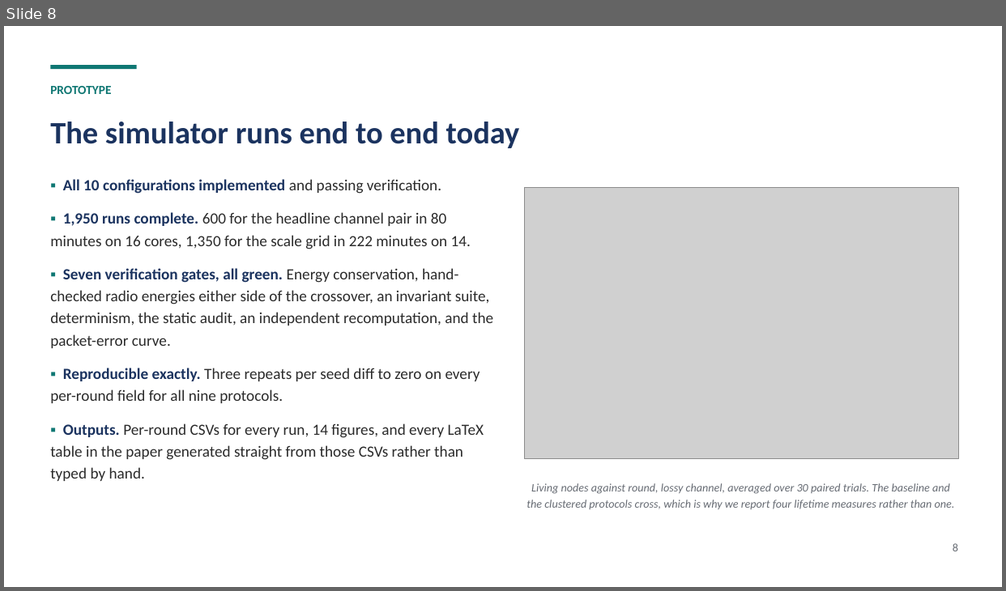
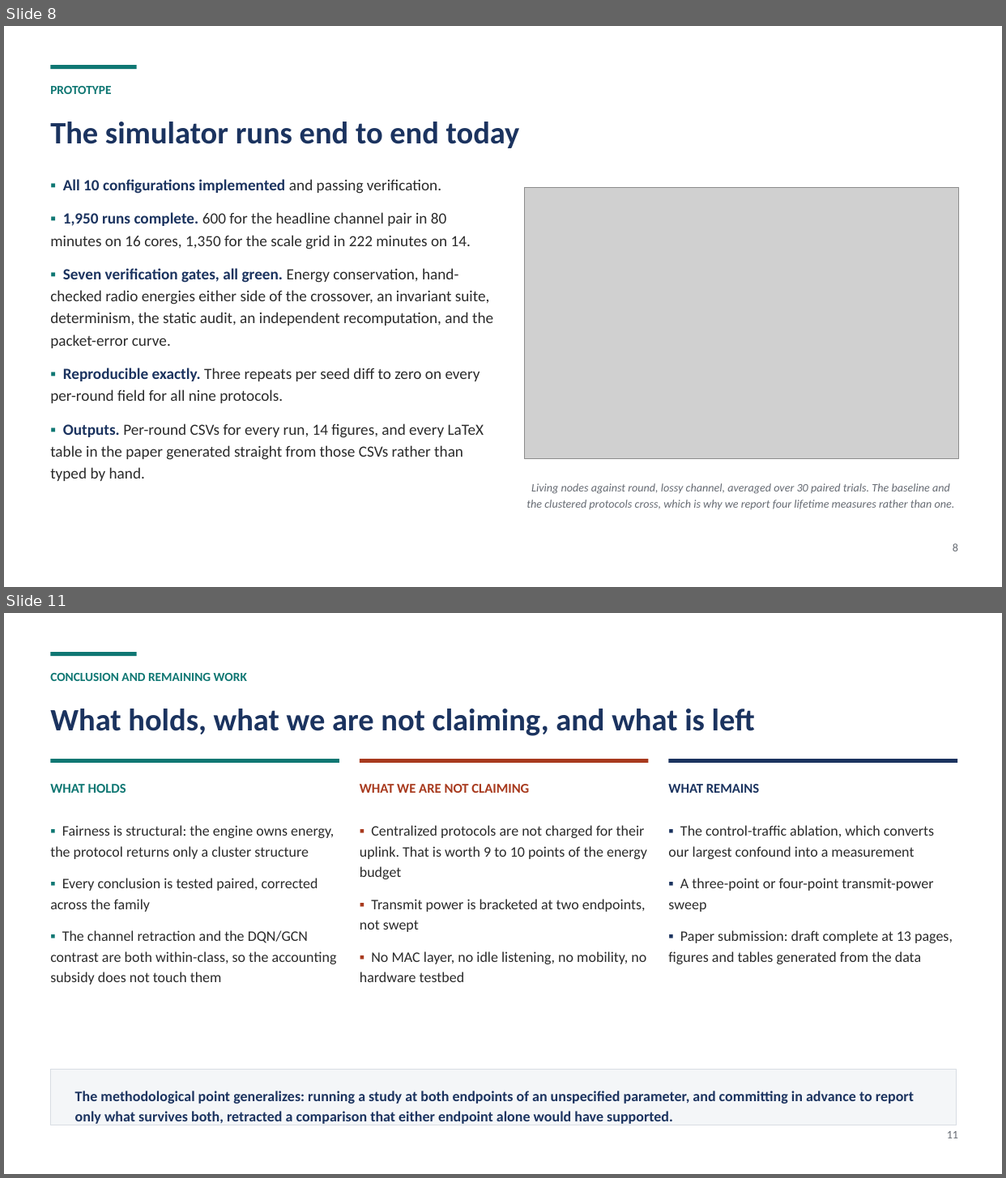
Before and after one commit to SatvikRastogii/wsnfinal, a slide deck: Minor_Project_Second_Defense.pptx. Shown one above the other, each under a label of ours: slide 8 before the commit, slides 8 and 11 after it; the slides between them are not shown. The pictures are 1006x591 and 1006x1178 pixels, drawn with LibreOffice and Linux fonts; fonts in the diff are those of the drawing; grey boxes stand for pictures. Boxes give left, top, right and bottom in pixels: in the first picture for what was removed or moved away, otherwise in the second. Text is boxed around its words. In the diff, an @@ line names an element or a change of style, - is before the commit and + after.

Commit message:
deck: restructure to 12 slides, splitting results and adding a conclusion
The title and reference slides carry no content, so ten content slides sit
inside the notice's cap of ten. The two additions go where the deck was weakest.

The single results slide was carrying four findings plus a figure, and the
1,350-run scale sweep got one bullet inside it. Split into Results I (lifetime,
the retraction, the tail mechanism) and Results II (the scale sweep and the
regime boundary), which gives the sweep the slide its size warrants.

There was no conclusion slide at all, so the deck ended on results and went
straight to references. A second defense panel will ask what is left, so slide
11 states what holds, what we are explicitly not claiming, and what remains
before the final defense.

Two fixes caught in the render: the scale figure is 2.6:1 and beside a text
column could only be 5.3 in wide, which put its ten-entry legend below what a
projector resolves, so bullets moved to two short columns and the figure takes
the full 8.6 in underneath. And a slide said LEACH's last death was '46%
earlier' when 2,191 against 3,202 makes the baseline 46% later.

```diff
--- a/Minor_Project_Second_Defense.pptx
+++ b/Minor_Project_Second_Defense.pptx
@@ slide 11 added at (4,613,1002,1174), background #FFFFFF @@
@@ rectangle added at (50,652,137,657), fill #0F7773 @@
@@ text added at (50,673,247,681), 12 pt, text #0F7773, bold @@
+CONCLUSION AND REMAINING WORK
@@ text added at (50,709,755,736), 30 pt, text #1B335F, bold @@
+What holds, what we are not claiming, and what is left
@@ rectangle added at (50,759,339,763), fill #0F7773 @@
@@ rectangle added at (360,759,649,763), fill #A83A1E @@
@@ rectangle added at (669,759,957,763), fill #1B335F @@
@@ text added at (50,784,126,793), 13 pt, text #0F7773, bold @@
+WHAT HOLDS
@@ text added at (360,784,529,793), 13 pt, text #A83A1E, bold @@
+WHAT WE ARE NOT CLAIMING
@@ text added at (668,784,759,793), 13 pt, text #1B335F, bold @@
+WHAT REMAINS
@@ text added at (50,825,337,985), 14 pt, text #2B2B2B @@
+▪ Fairness is structural: the engine owns energy, the protocol returns only a cluster structure
+▪ Every conclusion is tested paired, corrected across the family
+▪ The channel retraction and the DQN/GCN contrast are both within-class, so the accounting subsidy does not touch them
@@ text added at (360,825,647,982), 14 pt, text #2B2B2B @@
+▪ Centralized protocols are not charged for their uplink. That is worth 9 to 10 points of the energy budget
+▪ Transmit power is bracketed at two endpoints, not swept
+▪ No MAC layer, no idle listening, no mobility, no hardware testbed
@@ text added at (668,825,953,965), 14 pt, text #2B2B2B @@
+▪ The control-traffic ablation, which converts our largest confound into a measurement
+▪ A three-point or four-point transmit-power sweep
+▪ Paper submission: draft complete at 13 pages, figures and tables generated from the data
@@ rectangle added at (50,1070,957,1126), fill #F4F6F8, outline #D8DDE3 0.75 pt @@
@@ text added at (75,1091,914,1124), 14 pt, text #1B335F, bold @@
+The methodological point generalizes: running a study at both endpoints of an unspecified parameter, and committing in advance to report only what survives both, retracted a comparison that either endpoint alone would have supported.
@@ text added at (947,1131,958,1139), 11 pt, text #666B73 @@
+11
```
Also in this commit, not shown: 2 slides changed, 1 other slide added, 1 other file.
